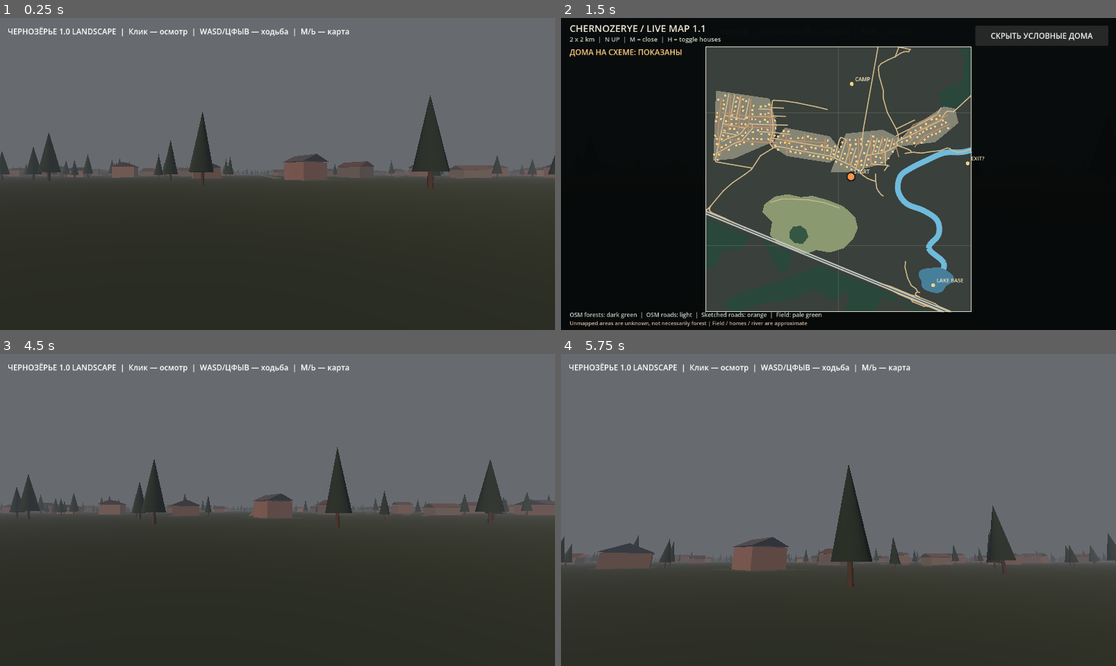
Above: before the commit, frames 1-4 (two rows, left to right).
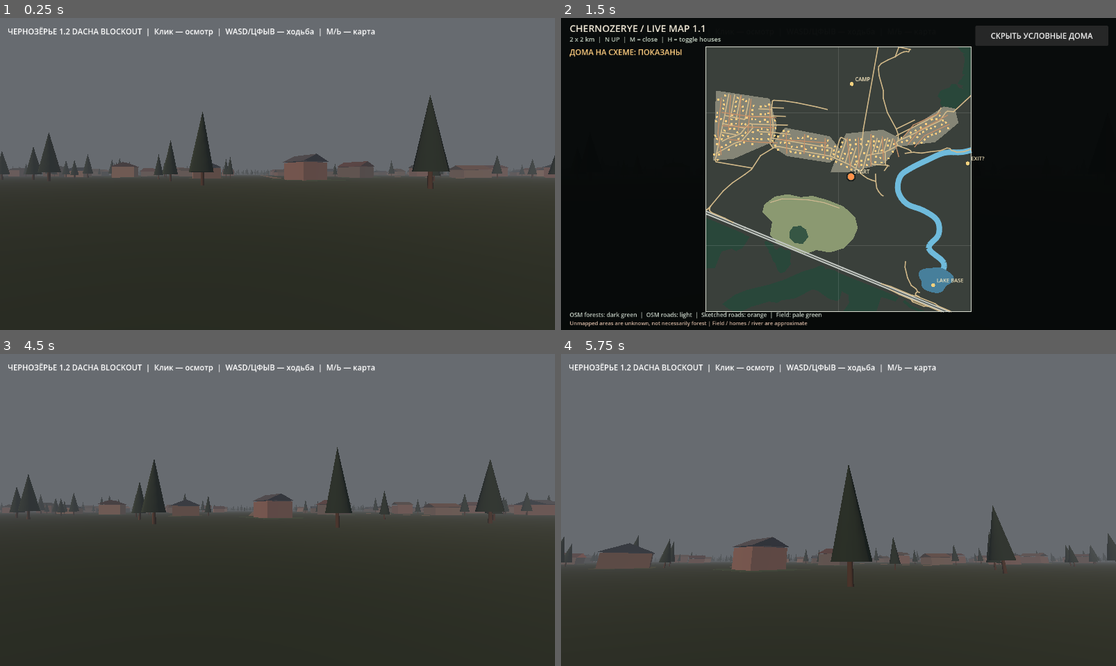
Above: after the commit, the same moments.

Repository: blacklambcult/chernozerye
Game: Godot game, scene res://main.tscn
The game is run twice, just before and just after one commit, with the same random seed, the same clock (stepped at 60 frames per second) and the same inputs.
Inputs (mouse positions are in pixels of both pictures, inside the frame that each line leads up to):
- Up to frame 1 (0.25 s): no input
- Up to frame 2 (1.5 s): tap Enter at 0.5 s; move the mouse to (960, 158) at 0.52 s; hold D 0.53-1.25 s; tap M at 0.6 s; click (960, 158) at 0.67 s; tap Space at 0.77 s; click "ПОКАЗАТЬ УСЛОВНЫЕ ДОМА" at 1.25 s
- Up to frame 3 (4.5 s): click "СКРЫТЬ УСЛОВНЫЕ ДОМА" at 2 s; tap Space at 2.75, 3.02, 4.25 s; move the mouse to (166, 525) at 2.77 s; hold S 2.78-3.53 s; tap Shift at 2.85 s; tap Enter at 3.5 s; move the mouse to (333, 441) at 3.52 s; hold D 3.53-4.28 s; tap H at 3.6 s; move the mouse to (249, 572) at 4.27 s; hold W from 4.28 s (still down); tap M at 4.35 s; click (249, 572) at 4.42 s
- Up to frame 4 (5.75 s): keep holding W; tap Space at 4.52, 5.27 s; move the mouse to (877, 513) at 5.02 s; hold Shift from 5.03 s (still down)

The runs differ from the first frame. In frame 1, 0.7% of the frame differs, in the area x 11-68%, y 3-7%; in frame 2, less than 0.1%; in frame 3, 0.7%; in frame 4, 0.7%.

Commit message:
chore: mark dacha 3D village blockout as version 1.2

Diff:
--- a/godot/world.gd
+++ b/godot/world.gd
@@ -147,7 +147,7 @@
 func _create_label() -> void:
     var layer := CanvasLayer.new()
     var label := Label.new()
-    label.text = "ЧЕРНОЗЁРЬЕ 1.0 LANDSCAPE  |  Клик — осмотр  |  WASD/ЦФЫВ — ходьба  |  M/Ь — карта"
+    label.text = "ЧЕРНОЗЁРЬЕ 1.2 DACHA BLOCKOUT  |  Клик — осмотр  |  WASD/ЦФЫВ — ходьба  |  M/Ь — карта"
     label.position = Vector2(16, 16)
     layer.add_child(label)
     add_child(layer)
